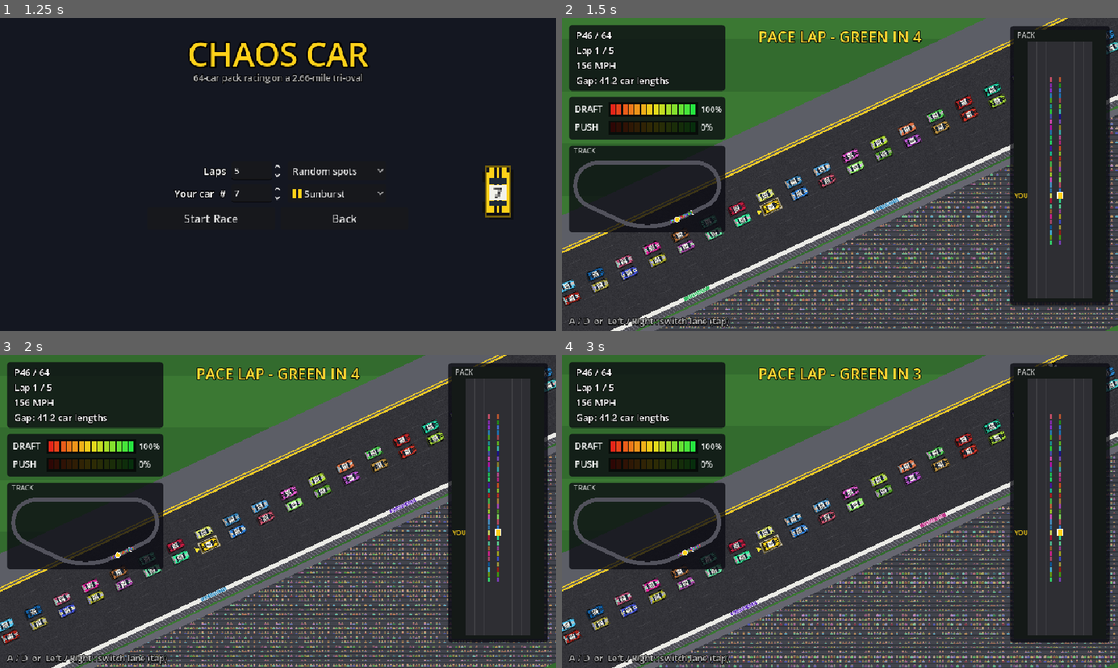
Above: before the commit, frames 1-4 (two rows, left to right).
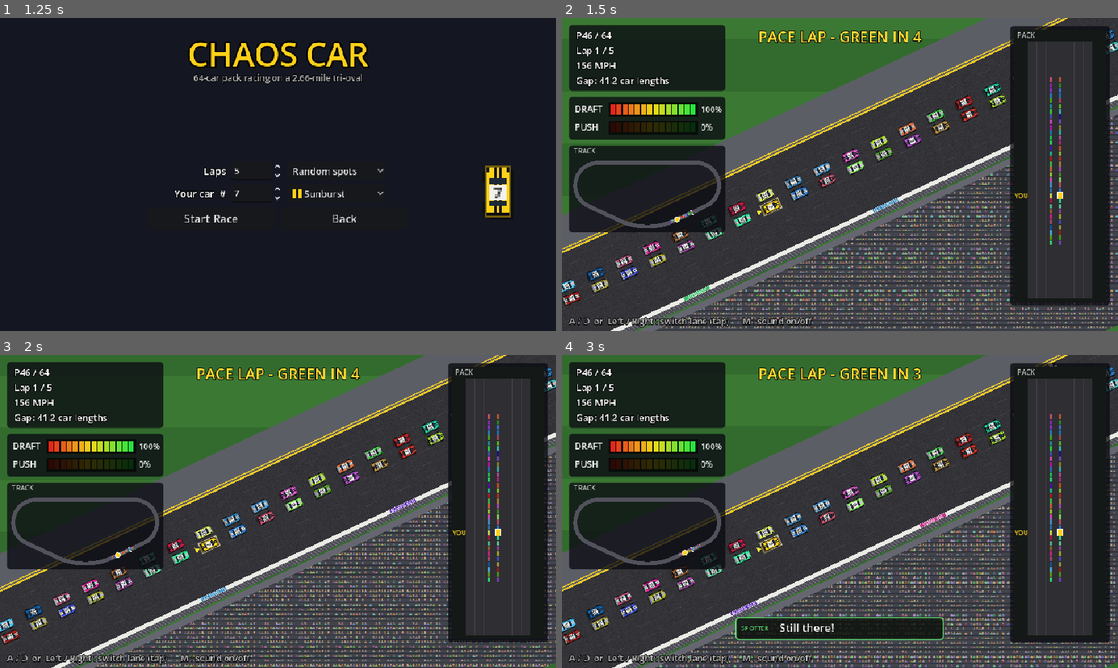
Above: after the commit, the same moments.

Repository: ejk6fam1-cyber/ChaosCar
Game: Godot game, scene res://main.tscn
Two runs of this game, one before a commit and one after it. Both use one fixed random seed, a clock stepped at 60 frames per second and the inputs below.
Inputs:
- Up to frame 1 (1.25 s): click "Single Player" at 0.5 s
- Up to frame 2 (1.5 s): click "Start Race" at 1.25 s
- Up to frame 3 (2 s): no input
- Up to frame 4 (3 s): tap Enter at 2 s; hold D 2.03-2.78 s; tap M at 2.1, 2.85 s; hold A from 2.78 s (still down)

Frame 1 is identical in both runs. In frame 2, 0.2% of the frame differs, in the area x 32-46%, y 95-99%; in frame 3, 0.2%; in frame 4, 3.0%, in the area x 31-69%, y 83-99%.

Commit message:
Sound and spotter callouts
Sound (synthesised by tools/make_sfx.py, no recordings): your engine
pitched by speed, the pack louder with more cars within 40 m, wind loud
in clean air and quiet in the draft, the crowd along the front stretch,
a whoosh from the side when a car passes in the next lane, and a radio
click for the spotter. M toggles sound (remembered).

Spotter (radio box on the race screen): Car outside/inside, Three wide,
Clear outside/inside, All clear, Still there (every 3 s, or straight
away if you tap toward them), Car coming outside/inside, Got a pusher,
Lost the draft, You're the leader, White flag, and your finish.

Co-Authored-By: Claude Opus 5.5 <noreply@anthropic.com>
Claude-Session: https://claude.ai/code/session_01M63eaoQ5RCewL3VFraeAdq

Diff:
--- a/scripts/race.gd
+++ b/scripts/race.gd
@@ -106,6 +106,7 @@
 const NET_DELAY := 0.15             # client: show the race this far behind the newest snapshot, so there
 									# is always a later one to blend toward (smooth despite uneven arrival)
 signal race_over
+signal tapped(dir: int)             # you tapped left/right (the spotter listens)
 var flag := Flag.PACE
 var clock := 0.0
 var finish_order: Array[Car] = []
@@ -114,6 +115,8 @@
 var camera: Camera2D
 var track_view: TrackView
 var hud: RaceHud
+var audio: RaceAudio
+var spotter: Spotter
 var stats := {}                     # test: lane changes by reason
 var autopilot := false              # tests: the player car drives like the AI
 var rng := RandomNumberGenerator.new()
@@ -159,6 +162,14 @@
 		hud = RaceHud.new()
 		hud.race = self
 		add_child(hud)
+		audio = RaceAudio.new()
+		audio.race = self
+		add_child(audio)
+		spotter = Spotter.new()
+		spotter.race = self
+		spotter.hud = hud
+		spotter.audio = audio
+		add_child(spotter)
 	start()
 
 
@@ -898,9 +909,12 @@
 				_tap(-1)
 			KEY_D, KEY_RIGHT:
 				_tap(1)
+			KEY_M:
+				RaceAudio.toggle_mute()
 
 
 func _tap(dir: int) -> void:
+	tapped.emit(dir)
 	if mode == "local":
 		shift(player, dir)
 	elif mode == "client" and not player.finished and flag != Flag.PACE and player.lane + dir >= 0 and player.lane + dir < LANES:
--- /dev/null
+++ b/scripts/race_audio.gd
@@ -0,0 +1,105 @@
+class_name RaceAudio
+extends Node
+## Race sound, all synthesised (tools/make_sfx.py):
+##  - your engine: pitch follows your speed;
+##  - the pack: louder the more cars are close around you;
+##  - wind: loud in clean air, quiet when you're tucked in the draft;
+##  - the crowd: when you're on the front stretch and tri-oval, in front of the grandstands;
+##  - a whoosh when a car passes you (or you pass it) in the next lane, from its side;
+##  - the spotter's radio click (played by Spotter).
+## M mutes / unmutes (remembered).
+
+var race: Race
+var _engine: AudioStreamPlayer
+var _pack: AudioStreamPlayer
+var _wind: AudioStreamPlayer
+var _crowd: AudioStreamPlayer
+var _whoosh: Array[AudioStreamPlayer2D] = []
+var _radio: AudioStreamPlayer
+var _side_was := {}            # car -> which side of me it was on last frame (+1 ahead / -1 behind)
+var _whoosh_t := 0.0
+
+
+func _ready() -> void:
+	_engine = _loop("engine")
+	_pack = _loop("pack")
+	_wind = _loop("wind")
+	_crowd = _loop("crowd")
+	for i in 3:
+		var w := AudioStreamPlayer2D.new()
+		w.stream = load("res://assets/sfx/whoosh.wav")
+		w.max_distance = 3000.0
+		add_child(w)
+		_whoosh.append(w)
+	_radio = AudioStreamPlayer.new()
+	_radio.stream = load("res://assets/sfx/radio.wav")
+	_radio.volume_db = -8.0
+	add_child(_radio)
+	AudioServer.set_bus_mute(0, bool(Net.load_setting("muted", false)))
+
+
+func _loop(name: String) -> AudioStreamPlayer:
+	var st: AudioStreamWAV = load("res://assets/sfx/%s.wav" % name)    # looping is set in its .import
+	var p := AudioStreamPlayer.new()
+	p.stream = st
+	p.volume_db = -80.0
+	add_child(p)
+	p.play()
+	return p
+
+
+func radio() -> void:
+	_radio.play()
+
+
+static func toggle_mute() -> void:
+	var m := not AudioServer.is_bus_mute(0)
+	AudioServer.set_bus_mute(0, m)
+	Net.save_setting("muted", m)
+
+
+func _process(delta: float) -> void:
+	var p := race.player
+	if p == null:
+		return
+	var v := p.v
+	var spd := clampf(v / 95.0, 0.0, 1.2)
+	var fade := 0.0 if not p.finished else clampf((race.clock - p.finish_time) / 4.0, 0.0, 1.0)  # quieter after the flag
+	# your engine
+	_engine.pitch_scale = 0.55 + spd * 0.75
+	_engine.volume_db = lerpf(-10.0, -30.0, fade)
+	# the pack: cars within 40 m
+	var near := 0
+	for c in race.cars:
+		if c != p and absf(c.s - p.s) < 40.0:
+			near += 1
+	_pack.pitch_scale = 0.55 + spd * 0.7
+	_pack.volume_db = lerpf(-40.0, -11.0, clampf(near / 10.0, 0.0, 1.0)) - fade * 20.0
+	# wind: clean air roars, the draft is calm
+	_wind.pitch_scale = 0.7 + spd * 0.5
+	_wind.volume_db = lerpf(-14.0, -30.0, clampf(p.draft_meter * 1.5, 0.0, 1.0)) - (1.0 - clampf(spd, 0.0, 1.0)) * 20.0
+	# crowd: in front of the grandstands
+	var ls := fposmod(p.s + Oval.front_behind, Race.LAP)
+	var in_front := ls < Oval.front_behind + Oval.front_ahead
+	_crowd.volume_db = move_toward(_crowd.volume_db, -12.0 if in_front else -45.0, delta * 25.0)
+	# whoosh: a car in the next lane crossing from behind me to ahead (or the other way), quickly
+	_whoosh_t -= delta
+	for c in race.cars:
+		if c == p or absi(c.lane - p.lane) != 1 or absf(c.s - p.s) > 12.0:
+			_side_was.erase(c)
+			continue
+		var side := 1 if c.s > p.s else -1
+		if _side_was.has(c) and _side_was[c] != side and absf(c.v - p.v) > 2.0 and _whoosh_t <= 0.0:
+			_play_whoosh(c, absf(c.v - p.v))
+		_side_was[c] = side
+
+
+func _play_whoosh(c: Car, closing: float) -> void:
+	_whoosh_t = 0.25
+	for w in _whoosh:
+		if not w.playing:
+			w.global_position = c.global_position
+			w.pitch_scale = clampf(0.8 + closing / 15.0, 0.8, 1.5)
+			w.volume_db = clampf(-12.0 + closing, -12.0, -2.0)
+			w.play()
+			return
--- a/scripts/race_hud.gd
+++ b/scripts/race_hud.gd
@@ -16,6 +16,9 @@
 var _standings: Control
 var _board: Control
 var _again: Button
+var _radio_box: Control
+var _radio_text: Label
+var _radio_t := 0.0
 const RADAR := Rect2(780, 20, 160, 470)
 const RADAR_RANGE := 220.0     # metres ahead/behind shown on the radar
 const INFO := Rect2(12, 12, 270, 114)
@@ -38,7 +41,37 @@
 	_panel(RADAR.grow(6))
 	_radar = _canvas(RADAR, _draw_radar)
 	var help := _label(Vector2(12, 512), 15, Color(1, 1, 1, 0.75))
-	help.text = "A / D  or  Left / Right : switch lane (tap)"
+	help.text = "A / D  or  Left / Right : switch lane (tap)      M : sound on/off"
+	# the spotter's radio box
+	_radio_box = Control.new()
+	_radio_box.position = Vector2(300, 452)
+	_radio_box.size = Vector2(360, 40)
+	_radio_box.mouse_filter = Control.MOUSE_FILTER_IGNORE
+	_radio_box.modulate.a = 0.0
+	add_child(_radio_box)
+	var rb := Panel.new()
+	var rsb := StyleBoxFlat.new()
+	rsb.bg_color = Color(0.05, 0.07, 0.05, 0.85)
+	rsb.border_color = Color(0.4, 1.0, 0.5, 0.8)
+	rsb.set_border_width_all(2)
+	rsb.set_corner_radius_all(6)
+	rb.add_theme_stylebox_override("panel", rsb)
+	rb.size = _radio_box.size
+	rb.mouse_filter = Control.MOUSE_FILTER_IGNORE
+	_radio_box.add_child(rb)
+	var tag := Label.new()
+	tag.text = "SPOTTER"
+	tag.position = Vector2(10, 11)
+	tag.add_theme_font_size_override("font_size", 11)
+	tag.add_theme_color_override("font_color", Color(0.4, 1.0, 0.5, 0.8))
+	_radio_box.add_child(tag)
+	_radio_text = Label.new()
+	_radio_text.position = Vector2(76, 5)
+	_radio_text.size = Vector2(276, 30)
+	_radio_text.clip_text = true
+	_radio_text.add_theme_font_size_override("font_size", 19)
+	_radio_text.add_theme_color_override("font_color", Color.WHITE)
+	_radio_box.add_child(_radio_text)
 	# finishing order (hidden until you finish)
 	_standings = Control.new()
 	_standings.visible = false
@@ -108,7 +141,16 @@
 	return l
 
 
-func _process(_delta: float) -> void:
+## The spotter says something: show it in the radio box for a couple of seconds.
+func spotter(text: String) -> void:
+	_radio_text.text = text
+	_radio_t = 2.0
+
+
+func _process(delta: float) -> void:
+	_radio_t -= delta
+	if _radio_box:
+		_radio_box.modulate.a = clampf(_radio_t / 0.4, 0.0, 1.0)
 	if race == null or race.player == null or race.order.is_empty():
 		return
 	var p := race.player
--- /dev/null
+++ b/scripts/spotter.gd
@@ -0,0 +1,140 @@
+class_name Spotter
+extends Node
+## Your spotter on the radio: tells you who's alongside, when it's clear, who's coming, and how the
+## race is going. Shown in the radio box on the race screen, with a radio click.
+##  "Car outside!" / "Car inside!" / "Three wide!"     someone pulls alongside
+##  "Clear outside" / "Clear inside" / "All clear"     they've gone
+##  "Still there!"                                     still alongside (every 3 s, or when you tap into them)
+##  "Car coming outside/inside"                        closing fast in the next lane
+##  "Got a pusher" / "Lost the draft"                  your draft and push
+##  "You're the leader!" / "White flag - last lap!" / "Checkered! P5"
+## Outside = the lane to your right (toward the wall), inside = to your left (toward the infield).
+
+var race: Race
+var hud: RaceHud
+var audio: RaceAudio
+
+var _out := false          # someone alongside outside right now
+var _in := false
+var _out_t := 0.0          # how long they've been there
+var _in_t := 0.0
+var _still_t := 0.0
+var _coming_t := {-1: 0.0, 1: 0.0}
+var _draft_t := 0.0
+var _push_t := 0.0
+var _had_draft := false
+var _had_push := false
+var _was_leader := false
+var _white := false
+var _done := false
+var _last := ""
+var _last_t := 0.0
+var _quiet := 0.0
+const ALONGSIDE := Car.LENGTH + 1.0   # metres nose-to-tail that counts as alongside
+
+
+func _ready() -> void:
+	race.tapped.connect(_on_tap)
+
+
+func say(text: String, important := false) -> void:
+	if not important and (_quiet > 0.0 or (text == _last and _last_t < 2.0)):
+		return
+	_last = text
+	_last_t = 0.0
+	_quiet = 0.6
+	hud.spotter(text)
+	if audio:
+		audio.radio()
+
+
+func _alongside(lane: int) -> Car:
+	var p := race.player
+	if lane < 0 or lane >= Race.LANES:
+		return null
+	for c in race.cars:
+		if c != p and c.lane == lane and not c.finished and absf(c.s - p.s) < ALONGSIDE:
+			return c
+	return null
+
+
+func _on_tap(dir: int) -> void:
+	var p := race.player
+	if p == null or p.finished:
+		return
+	if _alongside(p.lane + dir) != null:
+		say("Still there!", true)
+
+
+func _process(delta: float) -> void:
+	var p := race.player
+	if p == null or race.flag == Race.Flag.PACE:
+		return
+	_last_t += delta
+	_quiet -= delta
+	if p.finished:
+		if not _done:
+			_done = true
+			say("Checkered flag! P%d" % p.place, true)
+		return
+	# alongside
+	var out_now := _alongside(p.lane + 1) != null
+	var in_now := _alongside(p.lane - 1) != null
+	if out_now and in_now and not (_out and _in):
+		say("Three wide!", true)
+	elif out_now and not _out:
+		say("Car outside!", true)
+	elif in_now and not _in:
+		say("Car inside!", true)
+	if _out and not out_now and _out_t > 0.4:
+		say("All clear" if not in_now else "Clear outside", true)
+	if _in and not in_now and _in_t > 0.4:
+		say("All clear" if not out_now else "Clear inside", true)
+	_out_t = _out_t + delta if out_now else 0.0
+	_in_t = _in_t + delta if in_now else 0.0
+	_out = out_now
+	_in = in_now
+	if out_now or in_now:
+		_still_t += delta
+		if _still_t > 3.0:
+			_still_t = 0.0
+			say("Still there")
+	else:
+		_still_t = 0.0
+	# someone closing fast in the next lane
+	for side: int in [-1, 1]:
+		_coming_t[side] -= delta
+		if (side == 1 and out_now) or (side == -1 and in_now) or _coming_t[side] > 0.0:
+			continue
+		var lane := p.lane + side
+		if lane < 0 or lane >= Race.LANES:
+			continue
+		for c in race.cars:
+			if c.lane == lane and c.s < p.s - ALONGSIDE and p.s - c.s < 25.0 and c.v - p.v > 3.0:
+				say("Car coming %s" % ("outside" if side == 1 else "inside"))
+				_coming_t[side] = 4.0
+				break
+	# draft and push
+	_draft_t -= delta
+	_push_t -= delta
+	var has_push := p.push_meter > 0.05
+	if has_push and not _had_push and _push_t <= 0.0:
+		say("Got a pusher")
+		_push_t = 8.0
+	_had_push = has_push
+	var has_draft := p.draft_meter > 0.45
+	if _had_draft and p.draft_meter < 0.12 and _draft_t <= 0.0:
+		say("Lost the draft")
+		_draft_t = 8.0
+	if has_draft:
+		_had_draft = true
+	elif p.draft_meter < 0.12:
+		_had_draft = false
+	# the race
+	var leader := p.place == 1
+	if leader and not _was_leader:
+		say("You're the leader!", true)
+	_was_leader = leader
+	if race.flag == Race.Flag.WHITE and not _white:
+		_white = true
+		say("White flag - last lap!", true)
--- /dev/null
+++ b/test/spot.gd
@@ -0,0 +1,23 @@
+extends Node
+var race: Race
+var f := 0
+var last := ""
+var said := {}
+func _ready() -> void:
+	race = load("res://race.tscn").instantiate()
+	race.autopilot = true
+	add_child(race)
+func _process(_d: float) -> void:
+	f += 1
+	var t: String = race.hud._radio_text.text
+	if t != last and race.hud._radio_t > 1.9:
+		said[t] = said.get(t, 0) + 1
+		if said[t] <= 2:
+			print("t=%5.1f  P%-2d  spotter: %s" % [race.clock, race.player.place, t])
+	last = t
+	if f == 300:
+		var a := race.audio
+		print("audio: engine pitch %.2f vol %.0f dB, pack %.0f dB, wind %.0f dB, crowd %.0f dB, loop mode %d end %d, playing %s" % [a._engine.pitch_scale, a._engine.volume_db, a._pack.volume_db, a._wind.volume_db, a._crowd.volume_db, (a._engine.stream as AudioStreamWAV).loop_mode, (a._engine.stream as AudioStreamWAV).loop_end, a._engine.playing])
+	if f == 400:
+		print("spotter calls in 60 s: ", said)
+		get_tree().quit()
--- /dev/null
+++ b/test/spot.tscn
@@ -0,0 +1,6 @@
+[gd_scene load_steps=2 format=3]
+
+[ext_resource type="Script" path="res://test/spot.gd" id="1"]
+
+[node name="T" type="Node"]
+script = ExtResource("1")
Not shown, added: assets/sfx/crowd.wav.import
Not shown, added: assets/sfx/engine.wav.import
Not shown, added: assets/sfx/pack.wav.import
Not shown, added: assets/sfx/radio.wav.import
Not shown, added: assets/sfx/whoosh.wav.import
Not shown, added: assets/sfx/wind.wav.import
Not shown, added: scripts/race_audio.gd.uid
Not shown, added: scripts/spotter.gd.uid
Not shown, added: test/spot.gd.uid
Not shown, added: assets/sfx/crowd.wav
Not shown, added: assets/sfx/engine.wav
Not shown, added: assets/sfx/pack.wav
(and 3 more such lines)
